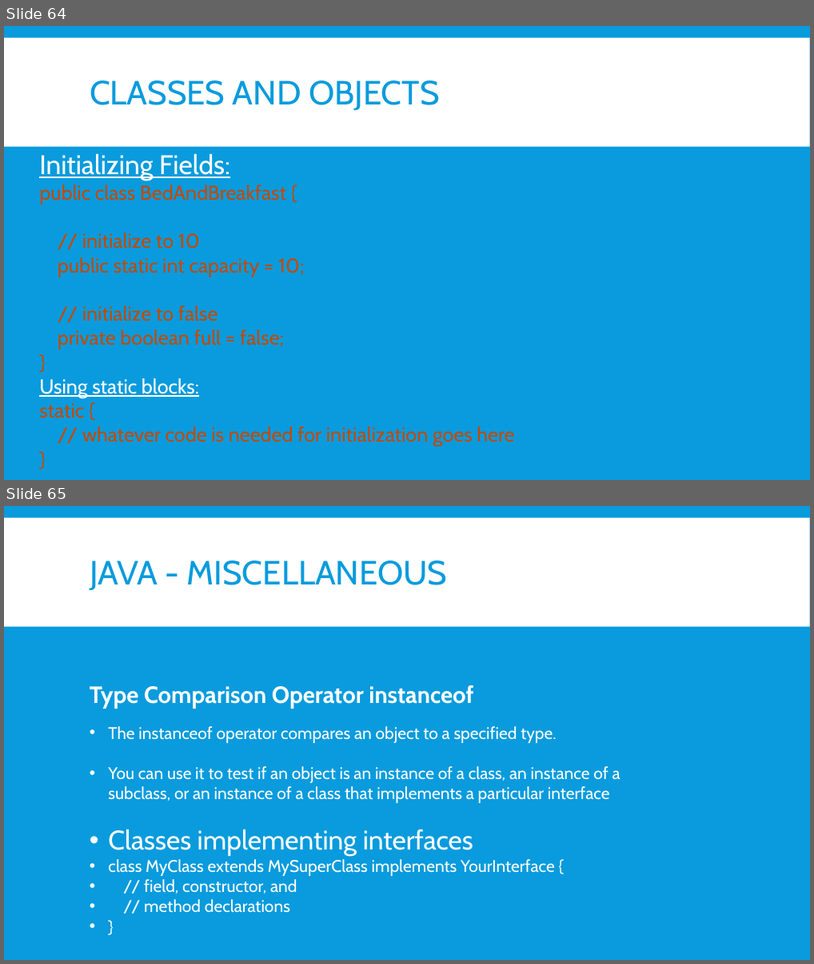
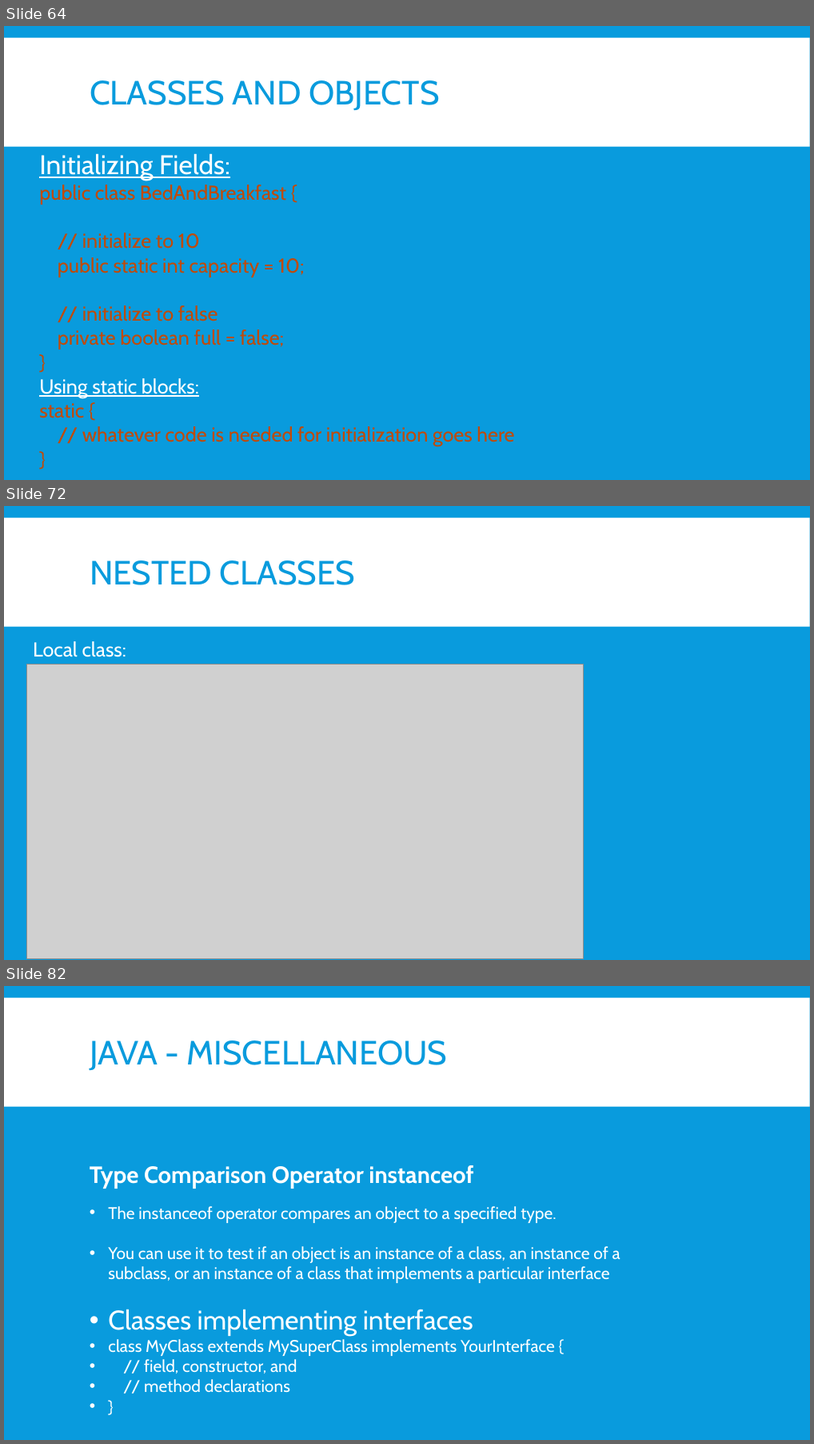
Before and after one commit to nmsgit1234/TechnicalDocs, a slide deck: training/core_java/core_java.pptx. Shown one above the other, each under a label of ours: slides 64 and 65 before the commit, slides 64, 72 and 82 after it; the slides between them are not shown. The pictures are 814x964 and 814x1444 pixels, drawn with LibreOffice and Linux fonts; fonts in the diff are those of the drawing; grey boxes stand for pictures. Boxes give left, top, right and bottom in pixels: in the first picture for what was removed or moved away, otherwise in the second. Text is boxed around its words. In the diff, an @@ line names an element or a change of style, - is before the commit and + after.

```diff
--- a/training/core_java/core_java.pptx
+++ b/training/core_java/core_java.pptx
@@ slide 72 added at (4,506,810,960), background #099BDD; not listed: 1 template element that a slide beside it also shows @@
@@ title added at (90,560,355,585), 40 pt, text #099BDD @@
+NESTED CLASSES
@@ text added at (33,641,126,657), 24 pt, text #FFFFFF @@
+Local class:
@@ picture added at (27,664,583,959) @@
@@ what was slide 65 is now slide 82 @@
```
Also in this commit, not shown: 2 slides changed, 16 other slides added, 9 other files.
